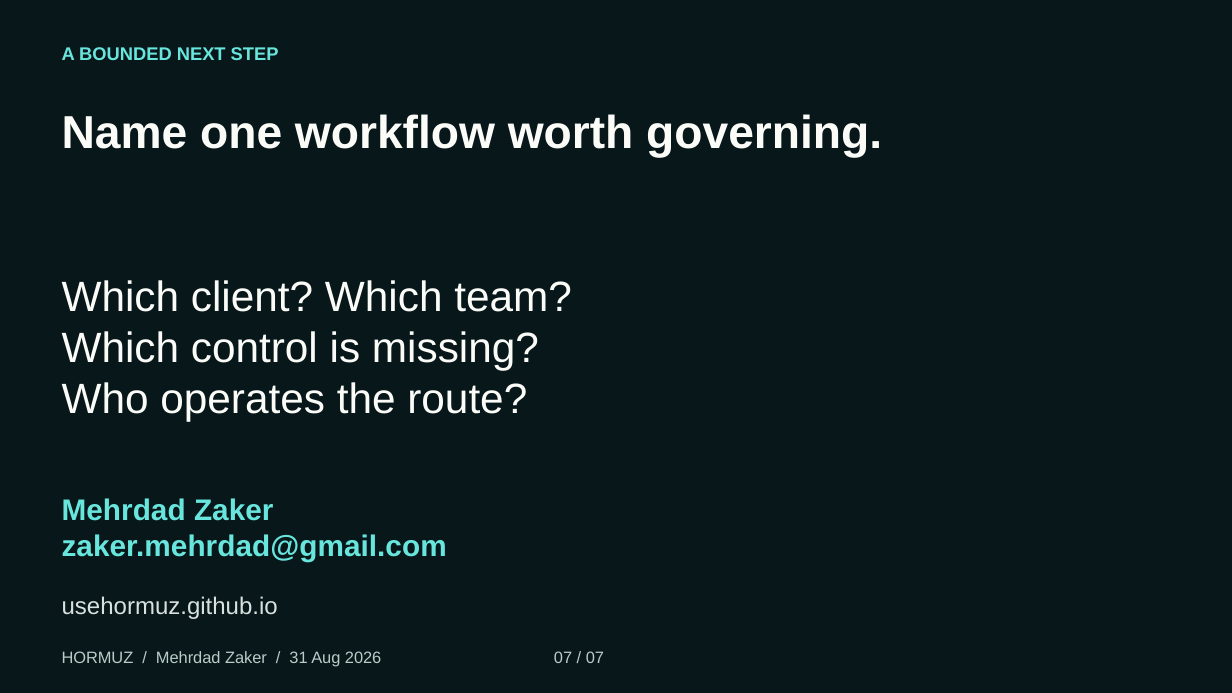
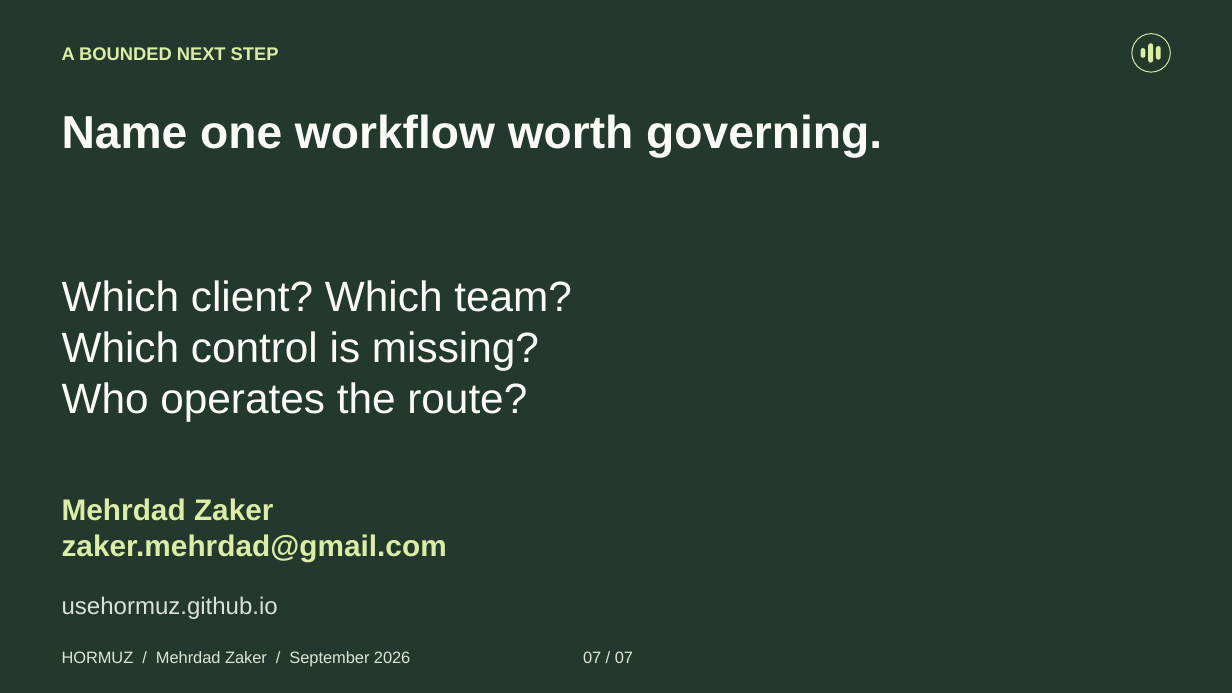
Before and after one commit to Xpounder-com/hormuz, a slide deck: slide 7 of website/public/downloads/hormuz-buyer-briefing.pptx. Drawn at 1232x693 pixels with LibreOffice and Linux fonts; fonts in the diff are those of the drawing. Boxes give left, top, right and bottom in pixels: in the first picture for what was removed or moved away, otherwise in the second. Text is boxed around its words. In the diff, an @@ line names an element or a change of style, - is before the commit and + after.

Commit message:
Build the Hormuz controlled-passage brand across the website and materials

```diff
--- a/website/public/downloads/hormuz-buyer-briefing.pptx
+++ b/website/public/downloads/hormuz-buyer-briefing.pptx
@@ background #07171A to #24392D @@
@@ text "A BOUNDED NEXT STEP" at [62, 47, 279, 60]: text colour #68E6DD to #DCEDA6 @@
@@ ellipse added at [1132, 33, 1171, 72], outline #DCEDA6 0.75 pt @@
@@ rounded rectangle added at [1141, 48, 1145, 57], fill #DCEDA6 @@
@@ rounded rectangle added at [1149, 43, 1153, 63], fill #DCEDA6 @@
@@ rounded rectangle added at [1156, 46, 1161, 60], fill #DCEDA6 @@
@@ text "Name one workflow worth governing." at [62, 114, 882, 157]: text colour #FBFCF8 to #FAFBF6 @@
@@ text "Which client? Which team?" at [62, 280, 572, 421]: text colour #FBFCF8 to #FAFBF6 @@
@@ text "Mehrdad Zaker" at [62, 498, 447, 562]: text colour #68E6DD to #DCEDA6 @@
@@ text at [62, 651, 633, 666]: text changed; text colour #B9CCC7 to #DCE6D5 @@
-HORMUZ / Mehrdad Zaker / 31 Aug 2026 07 / 07
+HORMUZ / Mehrdad Zaker / September 2026 07 / 07
```
Also in this commit, not shown: 6 other slides changed, 32 other files.
